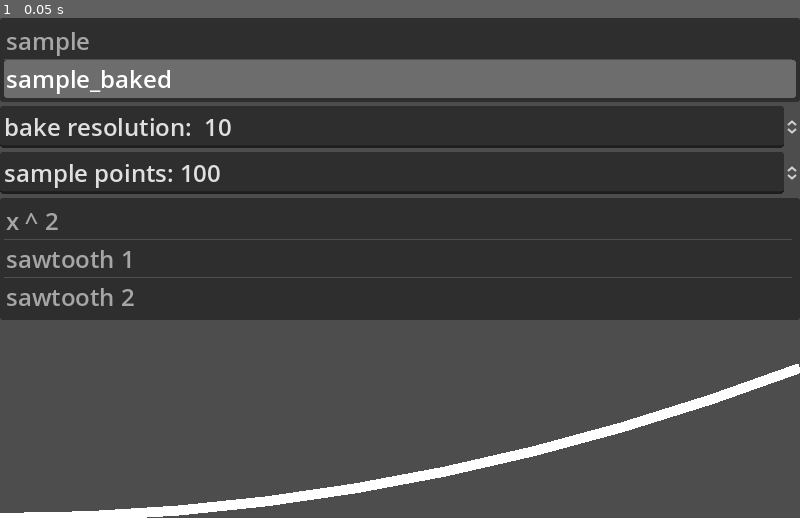
Above: before the commit, frame 1.
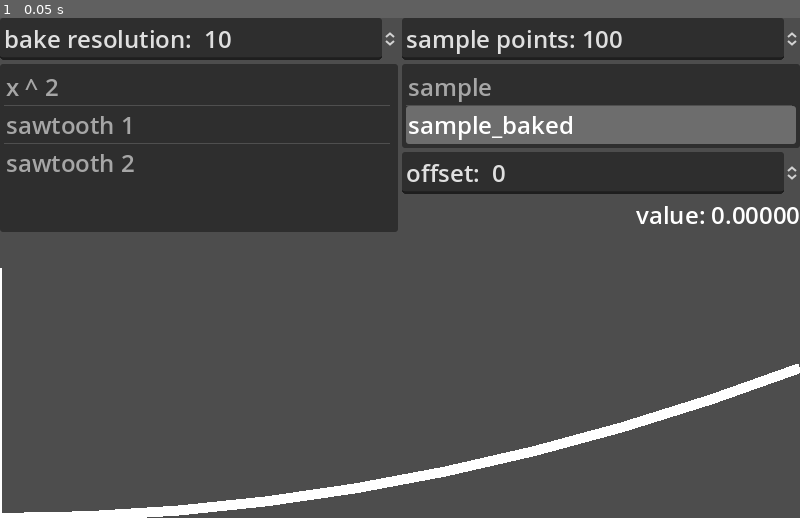
Above: after the commit, the same moment.

Repository: tektrip-biggles/Godot_MRP_CurveError
Game: Godot game, scene res://main.tscn
The game is run twice, just before and just after one commit, with the same random seed, the same clock (stepped at 60 frames per second) and the same inputs.
Inputs:
- Up to frame 1 (0.05 s): no input

The runs differ from the first frame. In frame 1, 36% of the frame differs, in the area x 0-100%, y 0-99%.

Commit message:
Added ability to query the sample value at a specific offset

Diff:
--- a/main.gd
+++ b/main.gd
@@ -1,13 +1,18 @@
 extends Control
 
 var my_curve     : Curve
-
+var window_size: Vector2
+var curve_height: float = 150
+var use_baked : bool
+var sample_offset:float
+var sample_value:float
 
 # Called when the node enters the scene tree for the first time.
 func _ready():
+	window_size = get_viewport().get_visible_rect().size
 	my_curve = Curve.new()
 	switch_curve("x ^ 2")
-	$VBoxContainer/ItemList.select(1)
+	$VBoxContainer/HBoxContainer2/VBoxContainer/SampleTypes.select(1)
 	refresh()
 
 
@@ -45,25 +50,28 @@
 
 
 func refresh():
-	var bake_resolution  = $VBoxContainer/BakeResolution.value
+	window_size = get_viewport().get_visible_rect().size
+	var bake_resolution  = $VBoxContainer/HBoxContainer/BakeResolution.value
 	my_curve.bake_resolution = bake_resolution
-	var sample_points = $VBoxContainer/SamplePoints.value
+	var sample_points = $VBoxContainer/HBoxContainer/SamplePoints.value
 	var sample_interval = 1 / (sample_points -1)
-	var distance_between_points = sample_interval * get_viewport().get_visible_rect().size.x
-	var use_baked = $VBoxContainer/ItemList.is_selected(1)
+	var distance_between_points = sample_interval * window_size.x
+	use_baked = $VBoxContainer/HBoxContainer2/VBoxContainer/SampleTypes.is_selected(1)
 	#var use_baked = $VBoxContainer/CheckBox.button_pressed
 	var curve_line : Line2D = $CurveLine
-	var curve_height = 150
+
 	curve_line.clear_points()
 	if use_baked:
-		$VBoxContainer/CheckBox.text = "sample_baked"
 		for i in sample_points:
-			curve_line.add_point(Vector2(i * distance_between_points, 500 - (curve_height * my_curve.sample_baked(i * sample_interval))))
+			curve_line.add_point(Vector2(i * distance_between_points, window_size.y - (curve_height * my_curve.sample_baked(i * sample_interval))))
+		sample_value = my_curve.sample_baked(sample_offset)
 
 	else:
-		$VBoxContainer/CheckBox.text = "sample"
 		for i in sample_points:
-			curve_line.add_point(Vector2(i * distance_between_points, 500 - (curve_height * my_curve.sample(i * sample_interval))))
+			curve_line.add_point(Vector2(i * distance_between_points, window_size.y - (curve_height * my_curve.sample(i * sample_interval))))
+		sample_value = my_curve.sample(sample_offset)
+
+	$VBoxContainer/HBoxContainer2/VBoxContainer/SampleValue.text = "value: %.5f" % sample_value
 
 
 func _on_check_box_toggled(button_pressed):
@@ -83,5 +91,15 @@
 
 
 func _on_curve_list_item_selected(index):
-	switch_curve($VBoxContainer/CurveList.get_item_text(index))
+	switch_curve($VBoxContainer/HBoxContainer2/CurveList.get_item_text(index))
 	refresh()
+
+
+func _on_sample_offset_value_changed(value):
+	sample_offset = value
+	var marker = $OffsetMarker
+	var offset = value * get_viewport().get_visible_rect().size.x
+	marker.clear_points()
+	marker.add_point(Vector2(offset, window_size.y))
+	marker.add_point(Vector2(offset, window_size.y - curve_height))
+	refresh()
--- a/main.tscn
+++ b/main.tscn
@@ -25,34 +25,32 @@
 grow_horizontal = 2
 theme = SubResource("Theme_7wrul")
 
-[node name="CheckBox" type="CheckBox" parent="VBoxContainer"]
-visible = false
+[node name="HBoxContainer" type="HBoxContainer" parent="VBoxContainer"]
 layout_mode = 2
-button_pressed = true
-text = "sample"
+size_flags_vertical = 3
+alignment = 1
 
-[node name="ItemList" type="ItemList" parent="VBoxContainer"]
+[node name="BakeResolution" type="SpinBox" parent="VBoxContainer/HBoxContainer"]
 layout_mode = 2
-allow_reselect = true
-auto_height = true
-item_count = 2
-item_0/text = "sample"
-item_1/text = "sample_baked"
-
-[node name="BakeResolution" type="SpinBox" parent="VBoxContainer"]
-layout_mode = 2
+size_flags_horizontal = 3
 min_value = 2.0
 value = 10.0
 prefix = "bake resolution: "
 
-[node name="SamplePoints" type="SpinBox" parent="VBoxContainer"]
+[node name="SamplePoints" type="SpinBox" parent="VBoxContainer/HBoxContainer"]
 layout_mode = 2
+size_flags_horizontal = 3
 min_value = 2.0
 value = 100.0
 prefix = "sample points:"
 
-[node name="CurveList" type="ItemList" parent="VBoxContainer"]
+[node name="HBoxContainer2" type="HBoxContainer" parent="VBoxContainer"]
 layout_mode = 2
+size_flags_vertical = 3
+
+[node name="CurveList" type="ItemList" parent="VBoxContainer/HBoxContainer2"]
+layout_mode = 2
+size_flags_horizontal = 3
 allow_reselect = true
 auto_height = true
 item_count = 3
@@ -60,8 +58,39 @@
 item_1/text = "sawtooth 1"
 item_2/text = "sawtooth 2"
 
-[connection signal="toggled" from="VBoxContainer/CheckBox" to="." method="_on_check_box_toggled"]
-[connection signal="item_selected" from="VBoxContainer/ItemList" to="." method="_on_item_list_item_selected"]
-[connection signal="value_changed" from="VBoxContainer/BakeResolution" to="." method="_on_bake_resolution_value_changed"]
-[connection signal="value_changed" from="VBoxContainer/SamplePoints" to="." method="_on_sample_points_value_changed"]
-[connection signal="item_selected" from="VBoxContainer/CurveList" to="." method="_on_curve_list_item_selected"]
+[node name="VBoxContainer" type="VBoxContainer" parent="VBoxContainer/HBoxContainer2"]
+layout_mode = 2
+size_flags_horizontal = 3
+
+[node name="SampleTypes" type="ItemList" parent="VBoxContainer/HBoxContainer2/VBoxContainer"]
+layout_mode = 2
+size_flags_horizontal = 3
+allow_reselect = true
+auto_height = true
+item_count = 2
+item_0/text = "sample"
+item_1/text = "sample_baked"
+
+[node name="SampleOffset" type="SpinBox" parent="VBoxContainer/HBoxContainer2/VBoxContainer"]
+layout_mode = 2
+min_value = -10.0
+max_value = 10.0
+step = 0.0
+prefix = "offset: "
+
+[node name="SampleValue" type="Label" parent="VBoxContainer/HBoxContainer2/VBoxContainer"]
+layout_mode = 2
+size_flags_vertical = 6
+text = "value: 0
+"
+horizontal_alignment = 2
+
+[node name="OffsetMarker" type="Line2D" parent="."]
+points = PackedVector2Array(0, 250, 0, 500)
+width = 5.0
+
+[connection signal="value_changed" from="VBoxContainer/HBoxContainer/BakeResolution" to="." method="_on_bake_resolution_value_changed"]
+[connection signal="value_changed" from="VBoxContainer/HBoxContainer/SamplePoints" to="." method="_on_sample_points_value_changed"]
+[connection signal="item_selected" from="VBoxContainer/HBoxContainer2/CurveList" to="." method="_on_curve_list_item_selected"]
+[connection signal="item_selected" from="VBoxContainer/HBoxContainer2/VBoxContainer/SampleTypes" to="." method="_on_item_list_item_selected"]
+[connection signal="value_changed" from="VBoxContainer/HBoxContainer2/VBoxContainer/SampleOffset" to="." method="_on_sample_offset_value_changed"]
